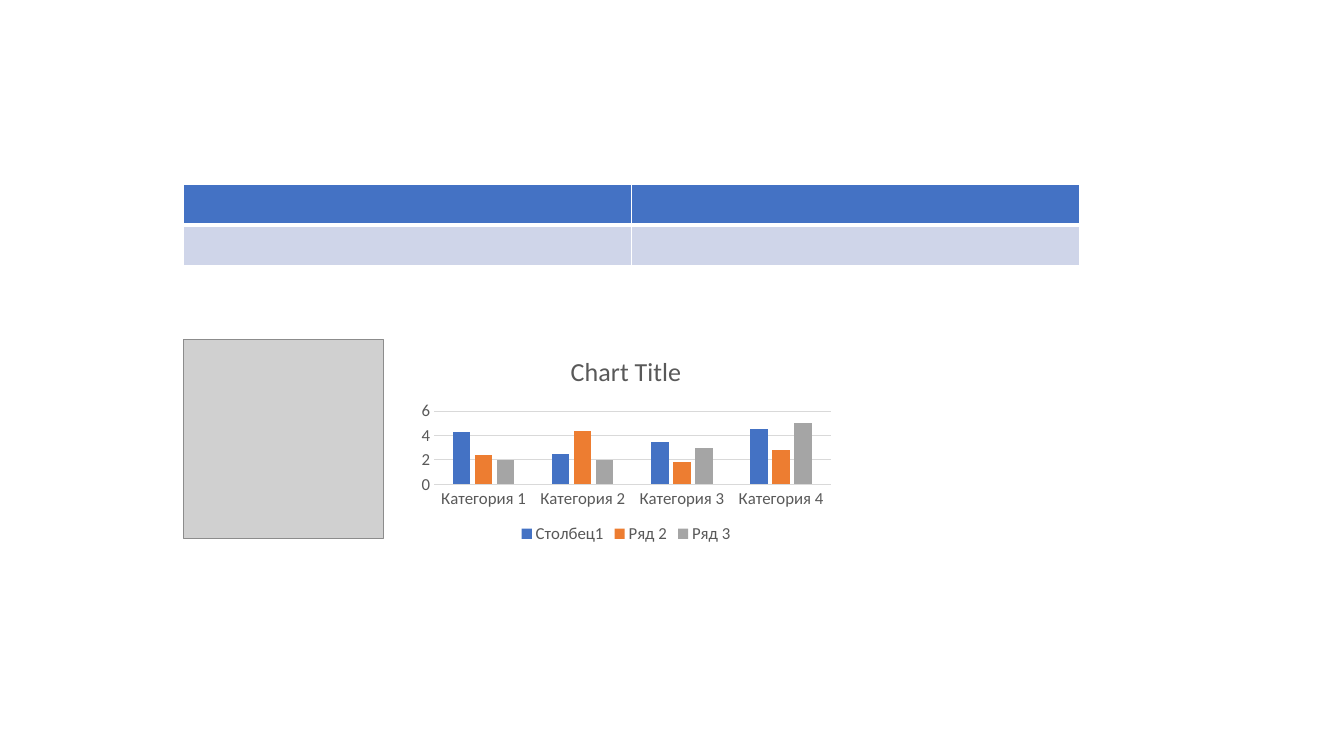
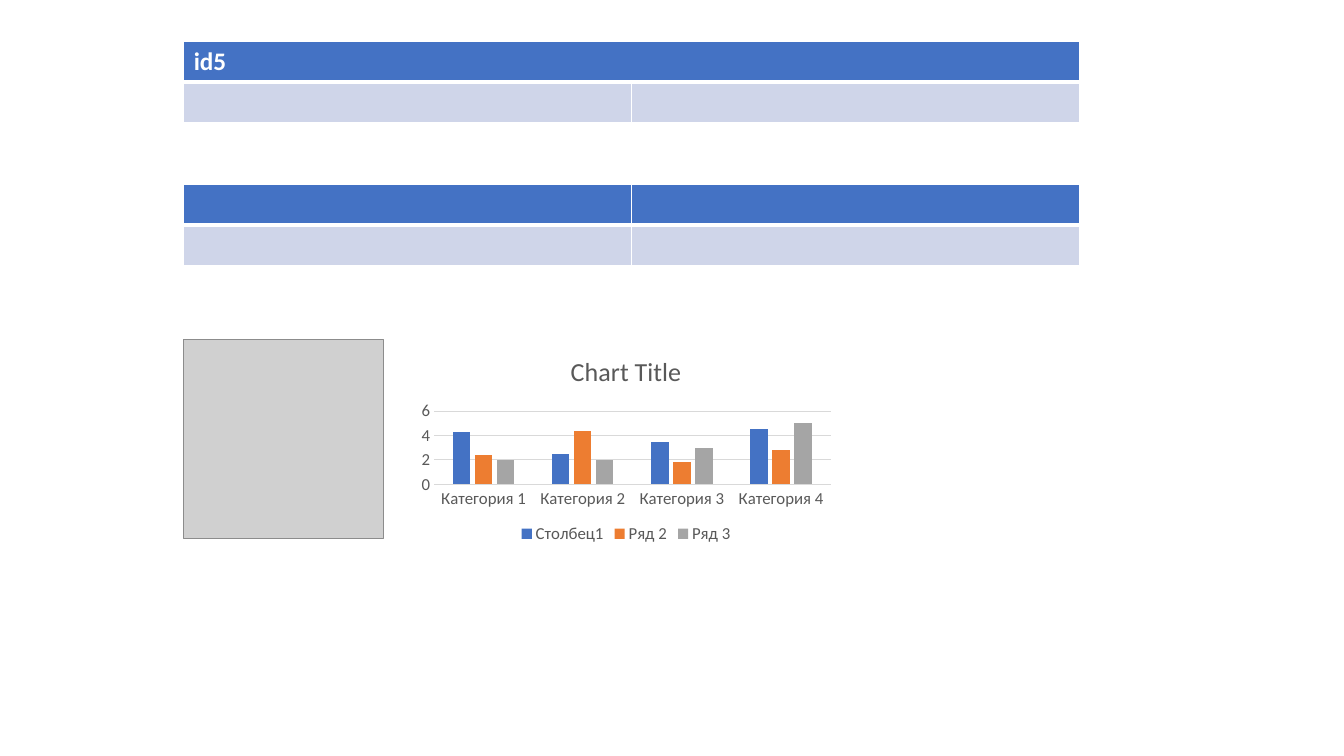
Before and after one commit to ShapeCrawler/ShapeCrawler, a slide deck: slide 1 of ShapeCrawler.Tests.Unit/Resource/002.pptx. Drawn at 1344x756 pixels with LibreOffice and Linux fonts; fonts in the diff are those of the drawing; grey boxes stand for pictures. Boxes give left, top, right and bottom in pixels: in the first picture for what was removed or moved away, otherwise in the second. Text is boxed around its words. In the diff, an @@ line names an element or a change of style, - is before the commit and + after.

```diff
--- a/ShapeCrawler.Tests.Unit/Resource/002.pptx
+++ b/ShapeCrawler.Tests.Unit/Resource/002.pptx
@@ table added at (x1=184, y1=41, x2=1079, y2=123), 2 rows, 2 columns @@
+id5 | 
+ | 
```
Also in this commit, not shown: 38 other files.
